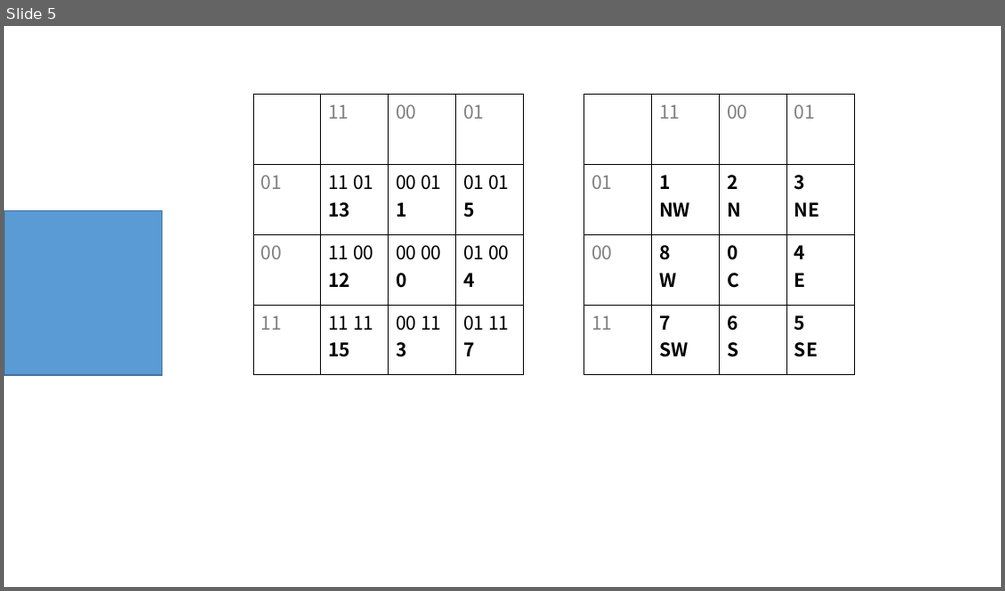
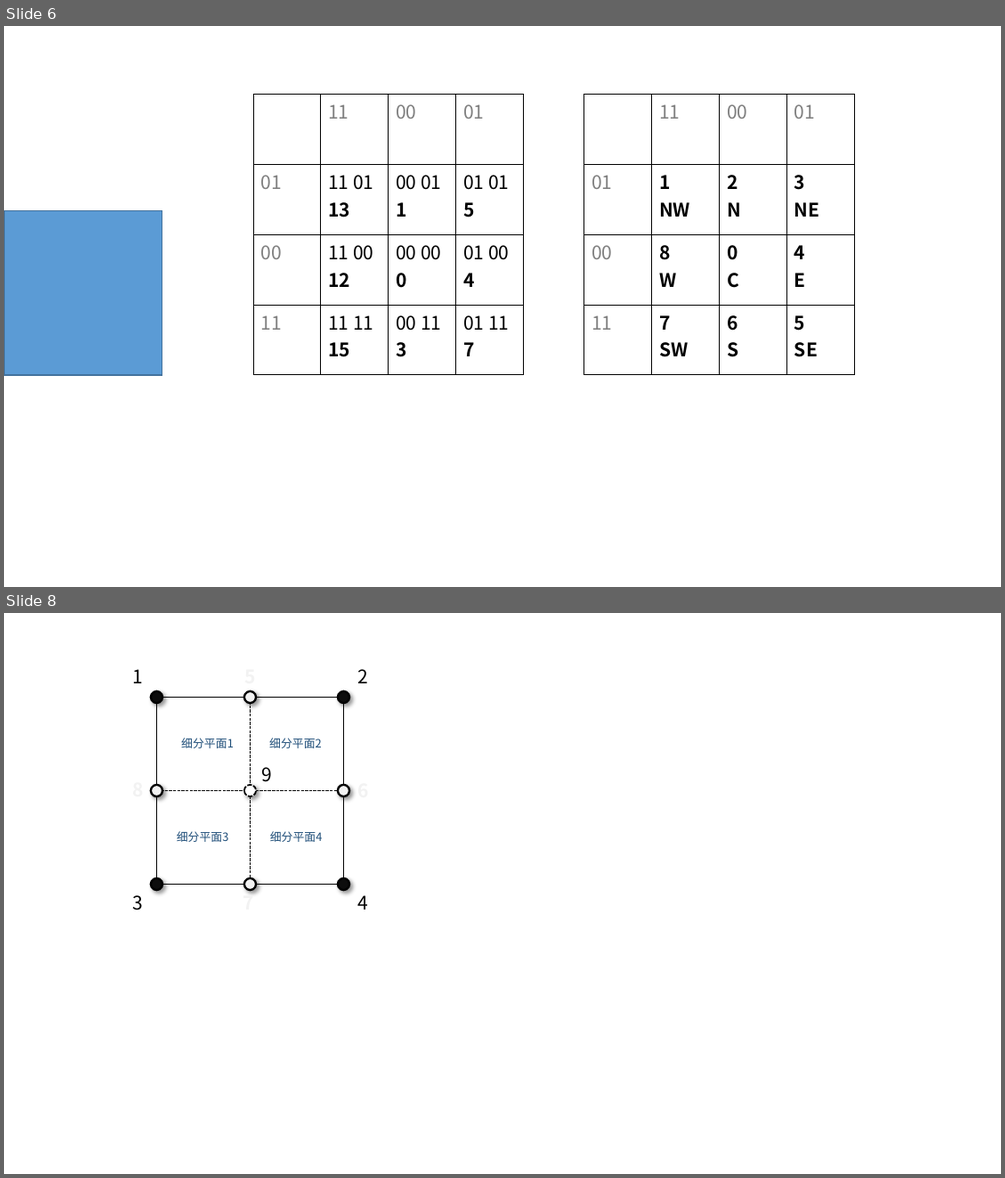
Before and after one commit to ijrys/WorldCreater, a slide deck: Docs/Technology.pptx. Shown one above the other, each under a label of ours: slide 5 before the commit, slides 6 and 8 after it; the slides between them are not shown. The pictures are 1005x591 and 1005x1178 pixels, drawn with LibreOffice and Linux fonts; fonts in the diff are those of the drawing. Boxes give left, top, right and bottom in pixels: in the first picture for what was removed or moved away, otherwise in the second. Text is boxed around its words. In the diff, an @@ line names an element or a change of style, - is before the commit and + after.

```diff
--- a/Docs/Technology.pptx
+++ b/Docs/Technology.pptx
@@ slide 8 added at (4,613,1001,1174), background #FFFFFF @@
@@ text added at (132,669,143,683), 18 pt, text #000000 @@
+1
@@ ellipse added at (151,691,162,704), fill #0D0D0D, outline #000000 2 pt @@
@@ ellipse added at (244,691,256,704), fill #F2F2F2, outline #000000 2 pt @@
@@ ellipse added at (338,691,349,704), fill #0D0D0D, outline #000000 2 pt @@
@@ text added at (357,669,368,683), 18 pt, text #000000 @@
+2
@@ rectangle added at (156,697,343,884), outline #000000 1 pt @@
@@ line added from (250, 697) to (250, 884), #000000 1 pt dashed @@
@@ text added at (181,738,234,748), 11 pt, text #1F4E79 @@
+细分平面1
@@ text added at (269,738,322,748), 11 pt, text #1F4E79 @@
+细分平面2
@@ text added at (262,767,273,782), 18 pt, text #000000 @@
+9
@@ ellipse added at (151,785,162,797), fill #F2F2F2, outline #000000 2 pt @@
@@ line added from (156, 791) to (343, 791), #000000 1 pt dashed @@
@@ ellipse added at (244,785,256,797), fill #FFFFFF, outline #000000 1.5 pt dashed @@
@@ ellipse added at (338,785,349,797), fill #F2F2F2, outline #000000 2 pt @@
@@ text added at (177,831,229,842), 11 pt, text #1F4E79 @@
+细分平面3
@@ text added at (270,831,323,842), 11 pt, text #1F4E79 @@
+细分平面4
@@ ellipse added at (151,878,162,891), fill #0D0D0D, outline #000000 2 pt @@
@@ ellipse added at (244,878,256,891), fill #F2F2F2, outline #000000 2 pt @@
@@ ellipse added at (338,878,349,891), fill #0D0D0D, outline #000000 2 pt @@
@@ text added at (132,895,143,910), 18 pt, text #000000 @@
+3
@@ text added at (243,891,254,894), 18 pt, text #F2F2F2, bold @@
+7
@@ text added at (357,895,368,909), 18 pt, text #000000 @@
+4
@@ what was slide 5 is now slide 6 @@
```
Also in this commit, not shown: 2 slides changed, 2 other slides added, 27 other files.
